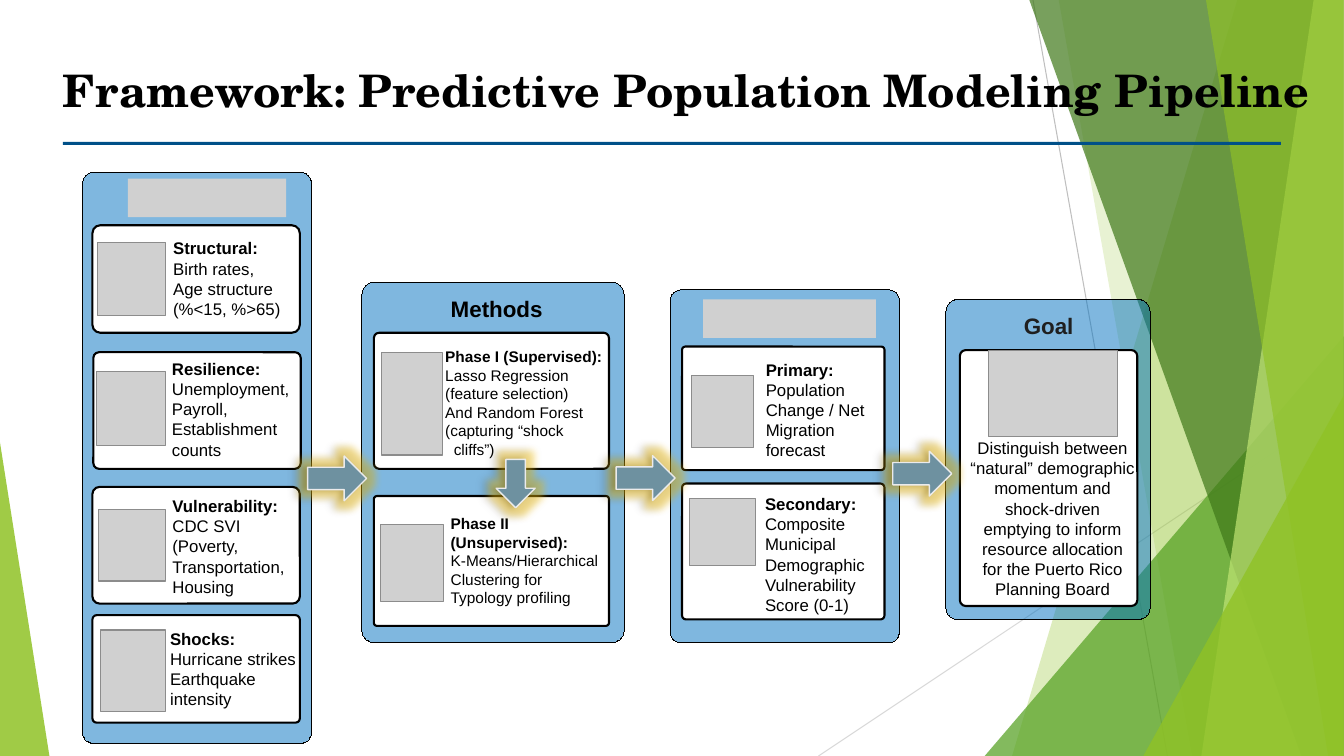
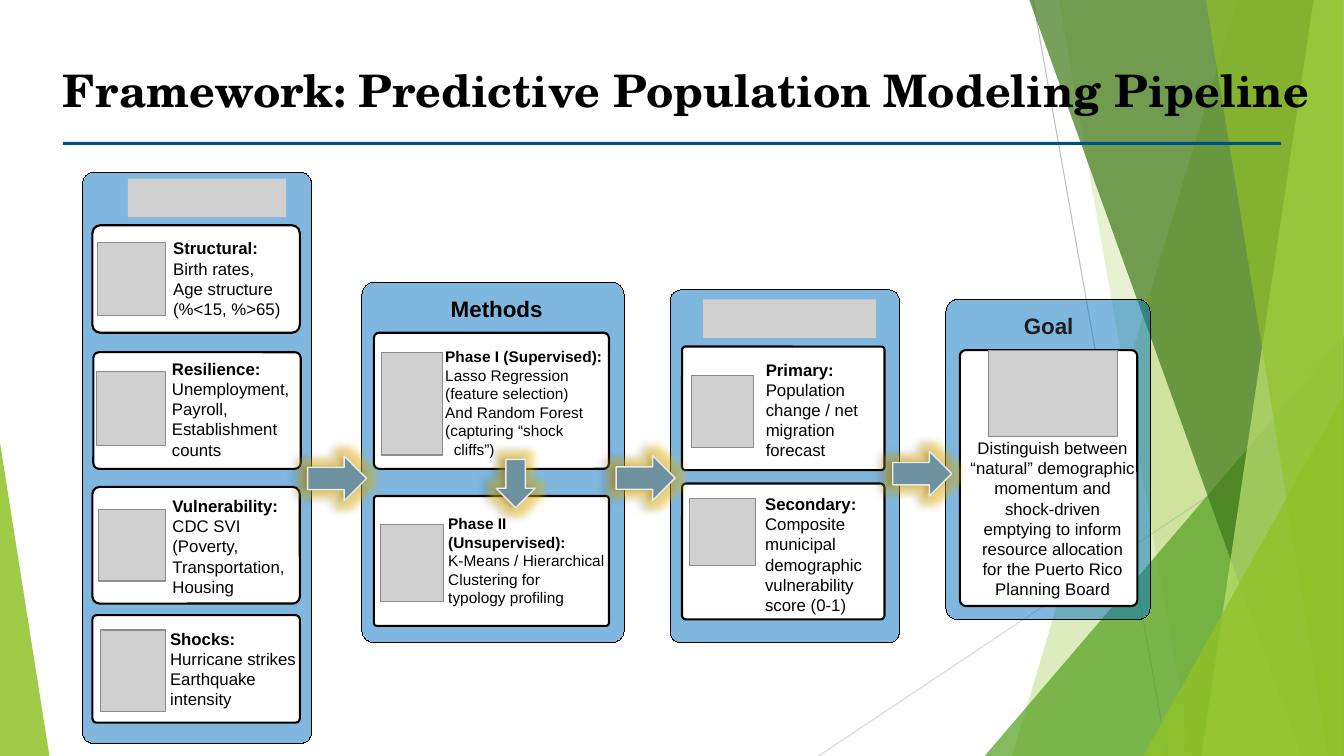
Before and after one commit to Venettov/CAPSTONE_DATA_SCIENCE_RIVERARUIZ, a slide deck: slide 8 of project_reports/Capstone_Proposal_RiveraruizJose.pptx. Drawn at 1344x756 pixels with LibreOffice and Linux fonts; fonts in the diff are those of the drawing; grey boxes stand for pictures. Boxes give left, top, right and bottom in pixels: in the first picture for what was removed or moved away, otherwise in the second. Text is boxed around its words. In the diff, an @@ line names an element or a change of style, - is before the commit and + after.

```diff
--- a/project_reports/Capstone_Proposal_RiveraruizJose.pptx
+++ b/project_reports/Capstone_Proposal_RiveraruizJose.pptx
@@ text at <box>766,404,858,440</box>: text changed @@
-Change / Net
-Migration
+change / net
+migration
@@ text at <box>765,538,862,615</box>: text changed @@
-Municipal
-Demographic
-Vulnerability
-Score (0-1)
+municipal
+demographic
+vulnerability
+score (0-1)
@@ text at <box>448,555,604,566</box>: spaces changed @@
-K-Means/Hierarchical
+K-Means / Hierarchical
@@ text at <box>448,592,564,607</box>: text changed @@
-Typology profiling
+typology profiling
```
